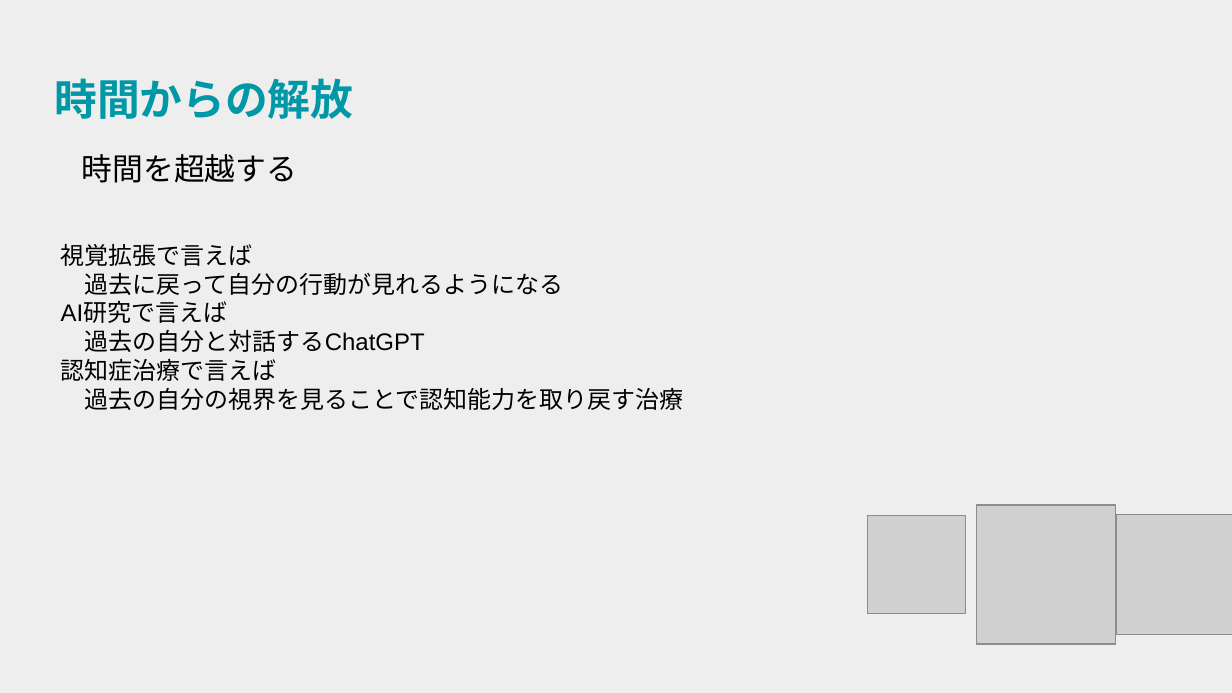
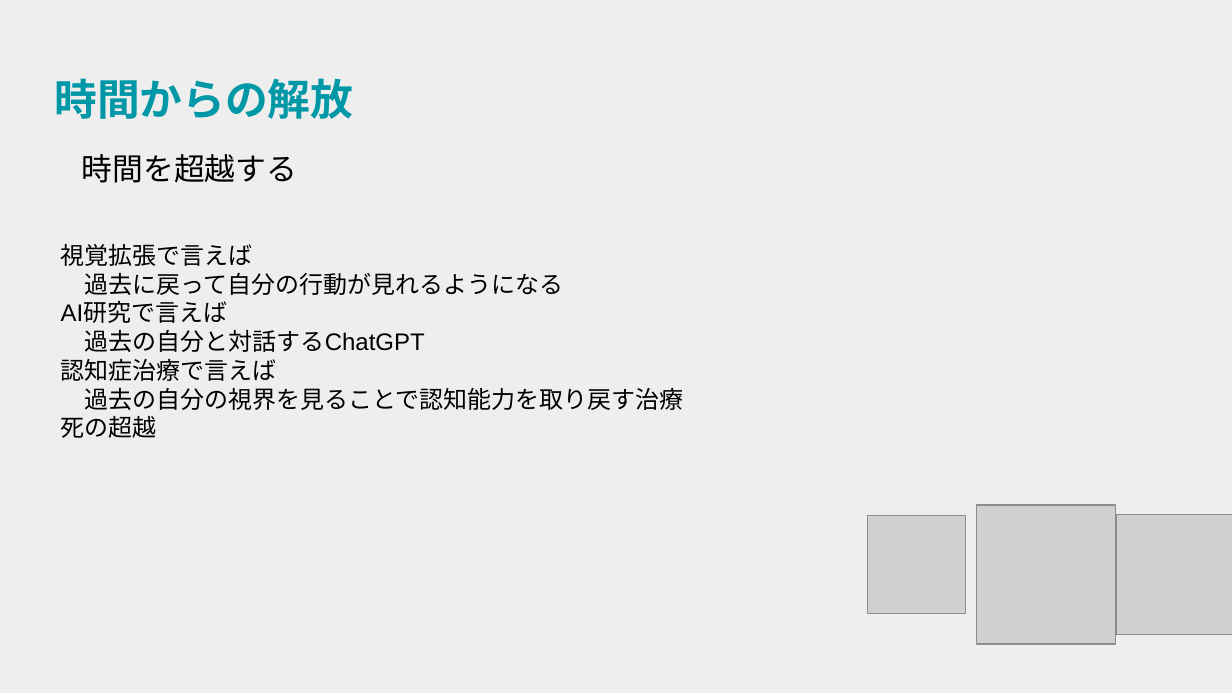
Before and after one commit to gakutosasabe/Reserch, a slide deck: slide 8 of BodyExpendReserch/世界観構築/身体拡張ビジョン.pptx. Drawn at 1232x693 pixels with LibreOffice and Linux fonts; fonts in the diff are those of the drawing; grey boxes stand for pictures. Boxes give left, top, right and bottom in pixels: in the first picture for what was removed or moved away, otherwise in the second. Text is boxed around its words. In the diff, an @@ line names an element or a change of style, - is before the commit and + after.

```diff
--- a/BodyExpendReserch/世界観構築/身体拡張ビジョン.pptx
+++ b/BodyExpendReserch/世界観構築/身体拡張ビジョン.pptx
@@ text at box(61, 416, 157, 438): paragraph added @@
+死の超越
```
Also in this commit, not shown: 1 other slide changed, 2 slides added.
